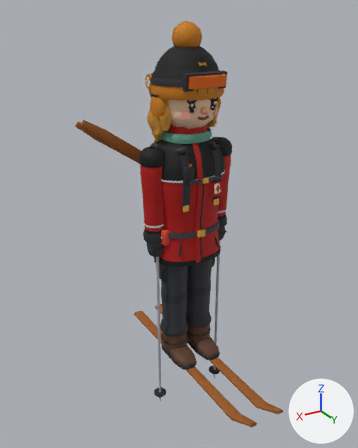
A saved change to the glTF model public/models/rs_patroller.glb.
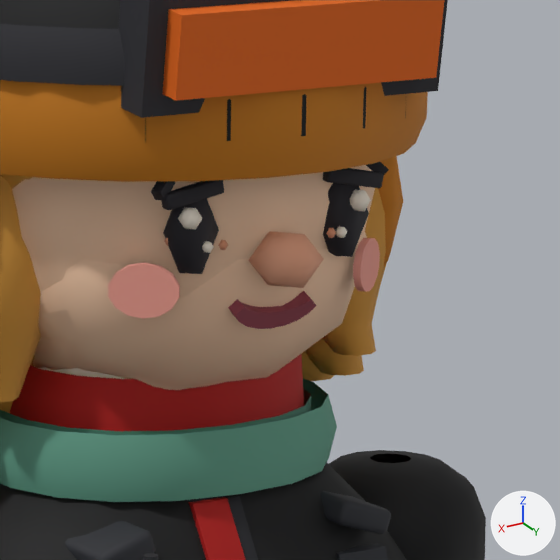
Each version appears first whole from a 50 mm lens placed at (1.784, 2.864, 2.511), pointed at (0.113, 0.078, 1.118), and next in a close-up on the part from 46% to 68% of the width and 17% to 34% of the height. Every picture has the same lights, and +X, +Y and +Z are marked at lower right. The older version's two pictures come first. Vertices at exactly the same position are counted once.

Names of what the first close-up shows: 'pat_body', 'pat_gear', 'pat_hair_long', 'pat_hat_helmet', 'pat_hat_trapper'.
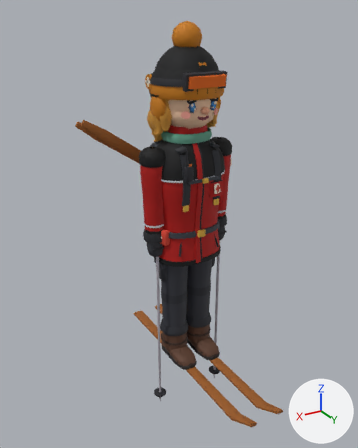
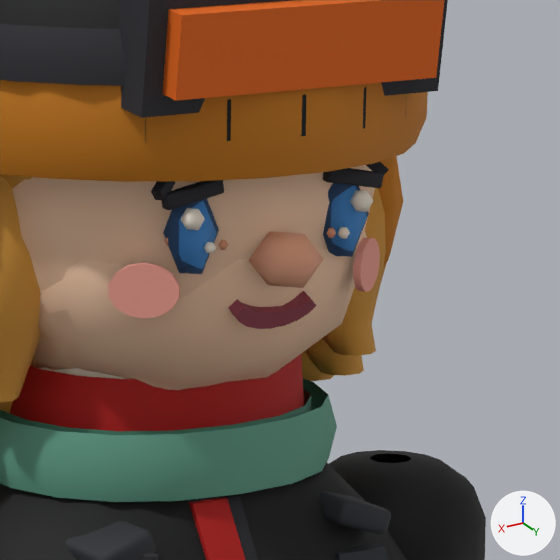
Pixel boxes (x1, y1, x2, y2) of what changed, in the close-ups (560 x 560 px):
```json
{"part": 1, "of": "me_pat_body", "change": "built on", "before": [164, 204, 361, 253], "after": [164, 185, 367, 269]}
{"part": 2, "of": "me_pat_body", "change": "recoloured", "before": [163, 183, 369, 274], "after": [163, 183, 369, 274]}
```

Edits to the scene script, one JSON object a line:
```json
{"block": "me_pat_body", "where": "# used by ob_pat_body; location = (0.0, 0.0, 0.0)"}
{"op": "remove", "block": "me_pat_body", "code": "me_pat_body.from_pydata(...)  # 4174 vertices, 7648 faces; spans x -0.37..0.36, y -0.27..0.26, z -0.05..2.22"}
{"op": "add", "block": "me_pat_body", "code": "me_pat_body.from_pydata(...)  # 4222 vertices, 7728 faces; spans x -0.37..0.36, y -0.27..0.26, z -0.05..2.22"}
{"block": "me_pat_body", "change": "me_pat_body part 1"}
{"block": "me_pat_body", "change": "4 vertices are removed from x 0.07..0.09, y 0.18..0.19, z 1.94..1.97"}
{"block": "me_pat_body", "change": "80 faces are deleted"}
{"block": "me_pat_body", "change": "7 vertices move within x -0.09..0.09, y 0.18..0.2, z 1.94..1.97"}
{"block": "me_pat_body", "change": "52 vertices are added at x -0.1..0.1, y 0.18..0.2, z 1.92..1.98"}
{"block": "me_pat_body", "change": "160 new faces join them, mat_rs_baked"}
{"block": "me_pat_body", "change": "me_pat_body part 2: 41 kept faces spanning x -0.1..0.1, y 0.17..0.2, z 1.92..1.99 get new vertex colours; the middle colour goes from black #1e1b22 to dark blue #24466e"}
```
